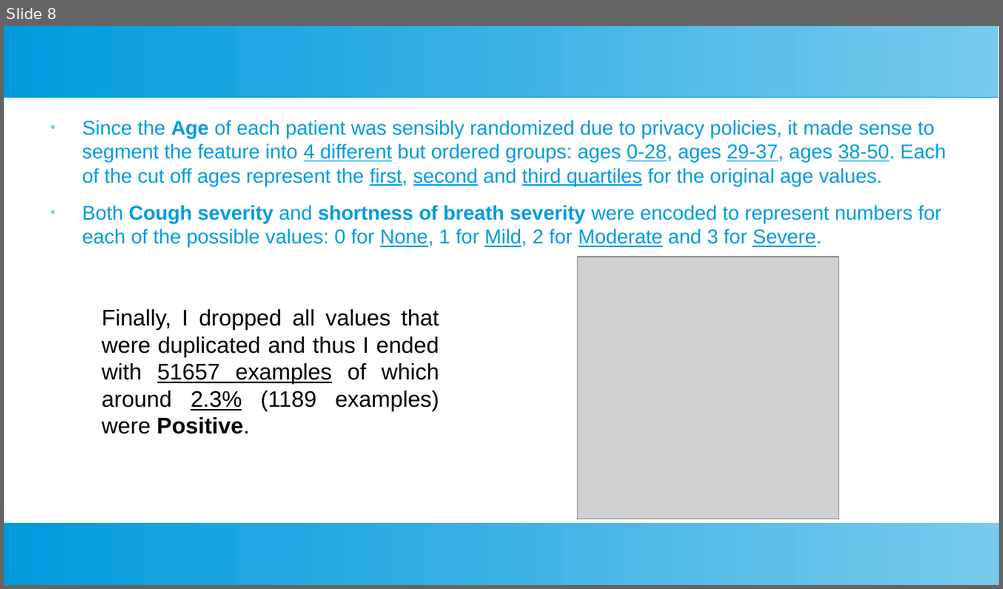
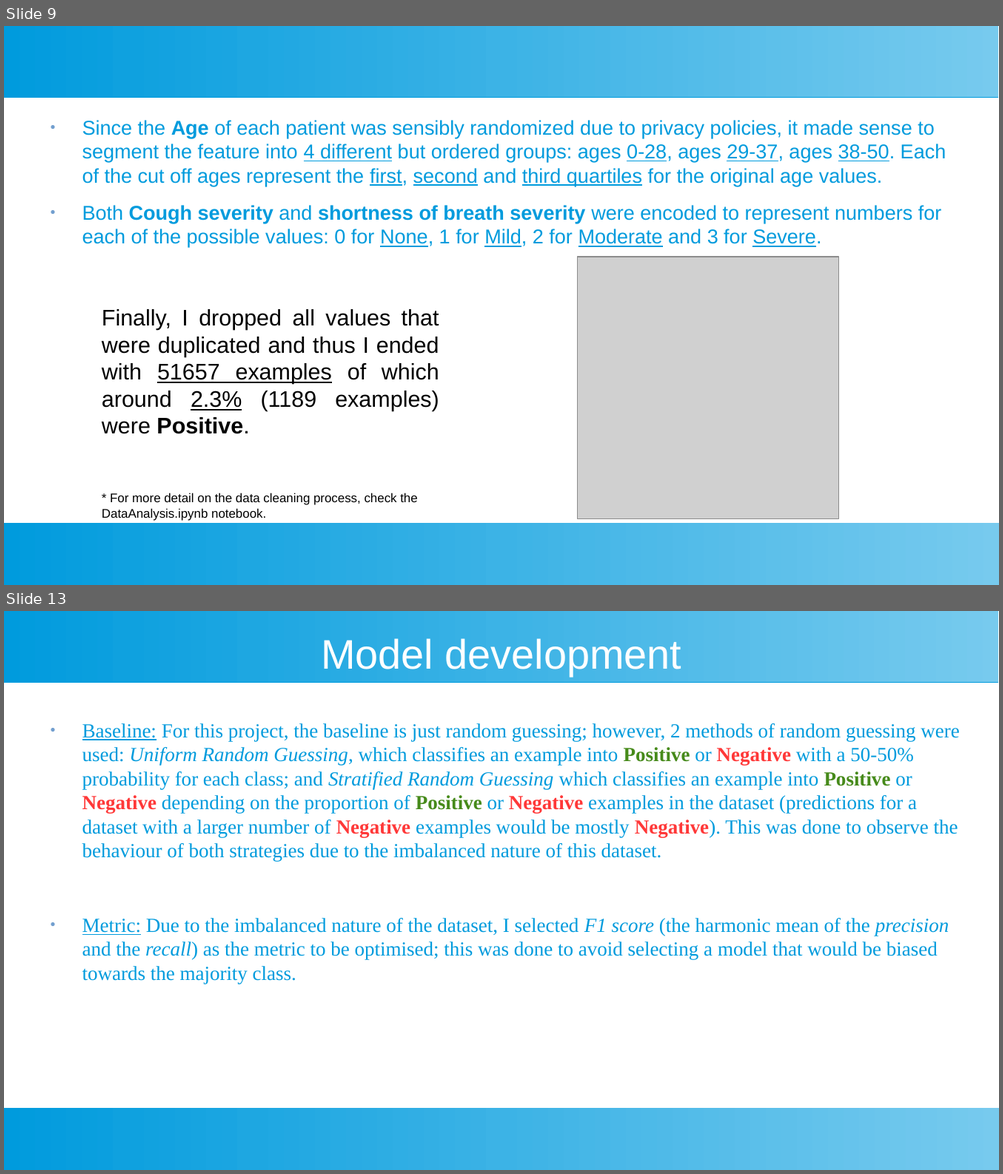
Before and after one commit to Sir-Slade/covid_prediction_project, a slide deck: Covid_Predictor_Report.odp. Shown one above the other, each under a label of ours: slide 8 before the commit, slides 9 and 13 after it; the slides between them are not shown. The pictures are 1003x589 and 1003x1174 pixels, drawn with LibreOffice and Linux fonts; fonts in the diff are those of the drawing; grey boxes stand for pictures. Boxes give left, top, right and bottom in pixels: in the first picture for what was removed or moved away, otherwise in the second. Text is boxed around its words. In the diff, an @@ line names an element or a change of style, - is before the commit and + after.

Commit message:
Created figures for significance tests, chi-squared tests and correlations, added them to the report and continued writting the report. We are now in the Model develoment and experiments phase of the report

```diff
--- a/Covid_Predictor_Report.odp
+++ b/Covid_Predictor_Report.odp
@@ slide 13 added at (4,611,999,1170), background #FFFFFF; not listed: 2 template elements that a slide beside it also shows @@
@@ title added at (321,638,682,676), 33 pt, text #FFFFFF @@
+Model development
@@ text added at (82,723,959,984), 16 pt, text #009BDD @@
+● Baseline: For this project, the baseline is just random guessing; however, 2 methods of random guessing were used: Uniform Random Guessing, which classifies an example into Positive or Negative with a 50-50% probability for each class; and Stratified Random Guessing which classifies an example into Positive or Negative depending on the proportion of Positive or Negative examples in the dataset (predictions for a dataset with a larger number of Negative examples would be mostly Negative). This was done to observe the behaviour of both strategies due to the imbalanced nature of this dataset.
+● Metric: Due to the imbalanced nature of the dataset, I selected F1 score (the harmonic mean of the precision and the recall) as the metric to be optimised; this was done to avoid selecting a model that would be biased towards the majority class.
@@ what was slide 8 is now slide 9 @@
@@ slide 9 changed as well @@
@@ text "Since the Age of each ..." at (82,120,946,247): bullet colour #77CAEE to #729FCF @@
@@ text added at (102,493,417,521), 10 pt, text #000000 @@
+* For more detail on the data cleaning process, check the DataAnalysis.ipynb notebook.
```
Also in this commit, not shown: 7 other slides changed, 4 other slides added, 3 other files.
